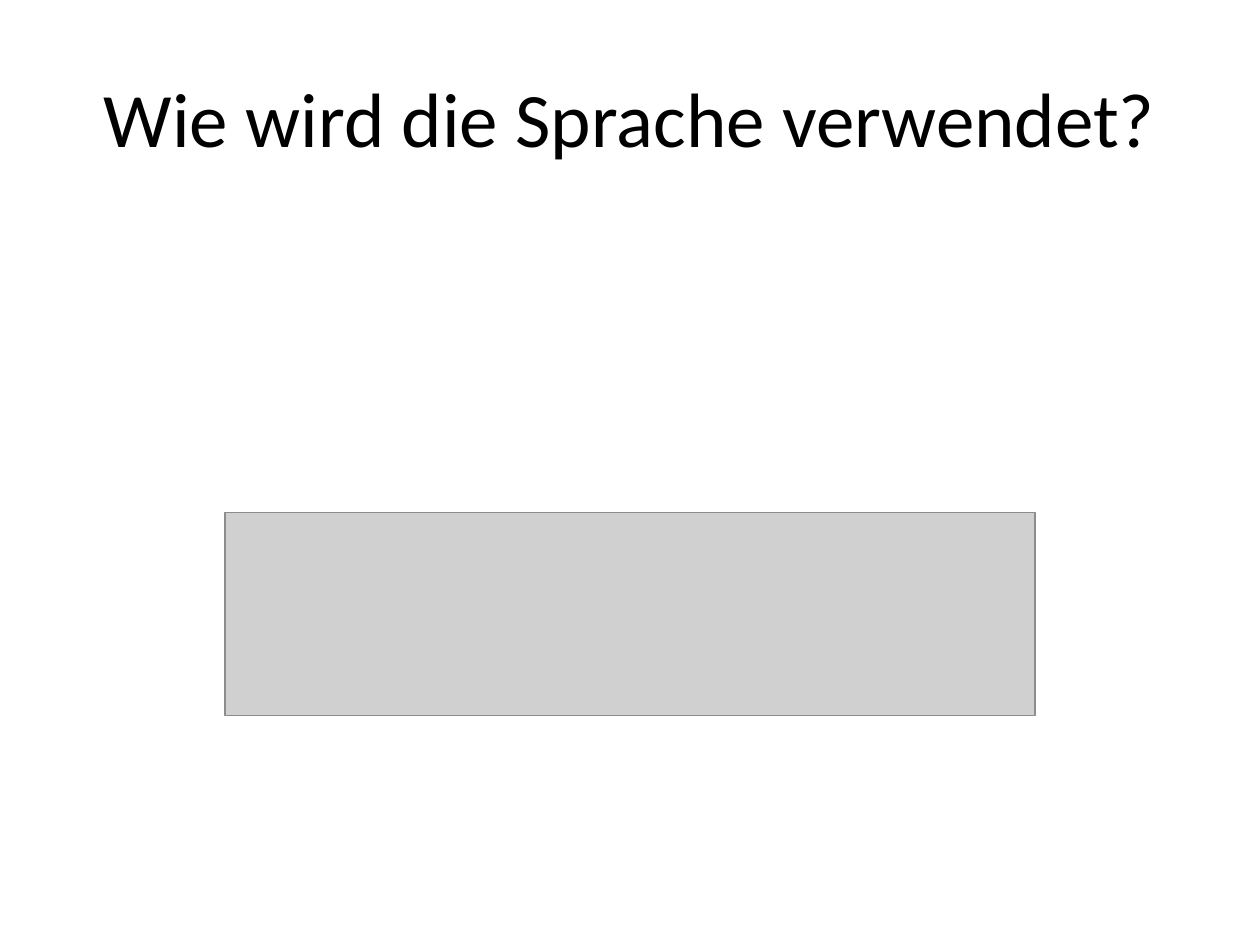
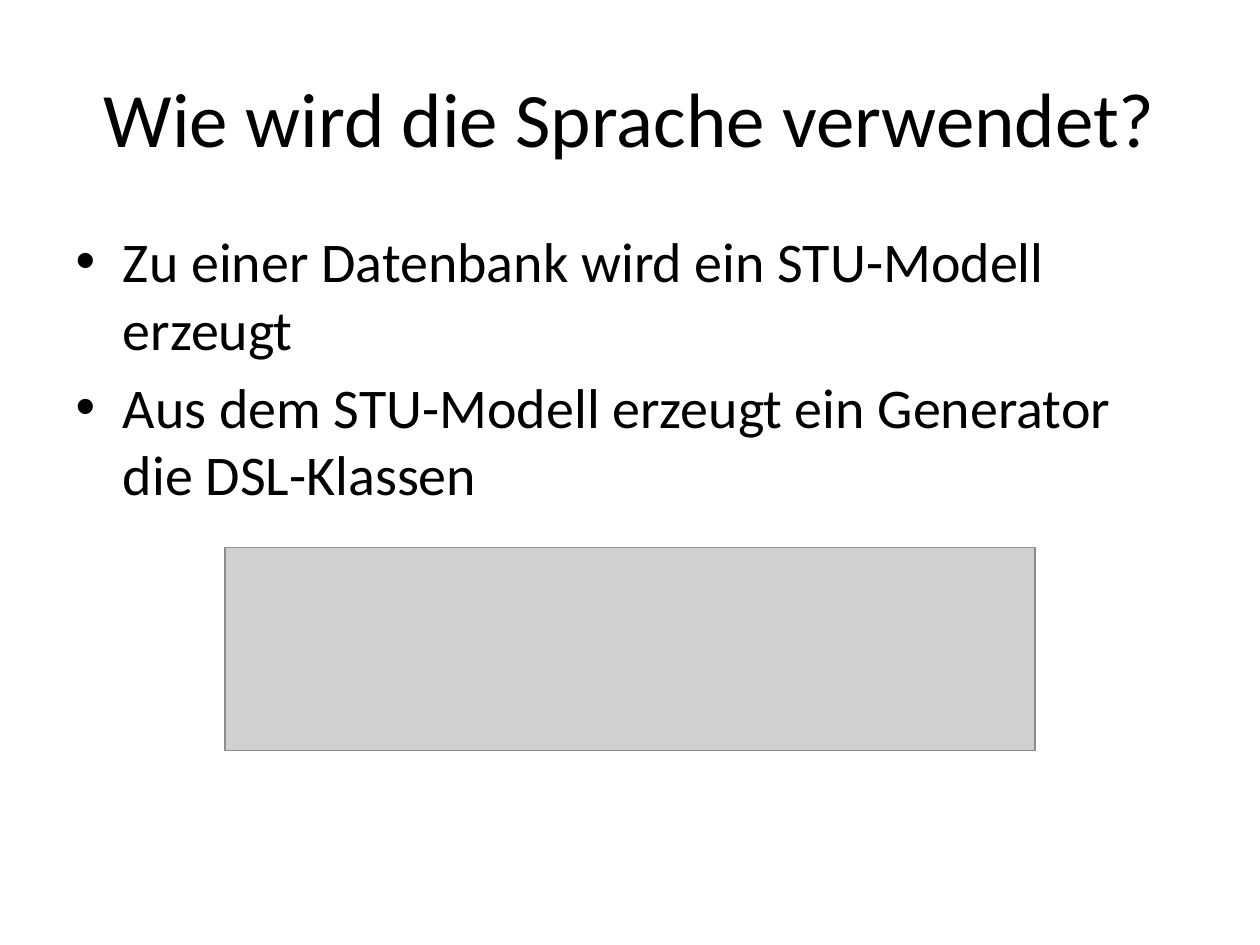
Before and after one commit to seerhein-lab/testdata-dsl, a slide deck: slide 14 of documentation/seitenbau/praesentation.pptx. Drawn at 1260x945 pixels with LibreOffice and Linux fonts; fonts in the diff are those of the drawing; grey boxes stand for pictures. Boxes give left, top, right and bottom in pixels: in the first picture for what was removed or moved away, otherwise in the second. Text is boxed around its words. In the diff, an @@ line names an element or a change of style, - is before the commit and + after.

```diff
--- a/documentation/seitenbau/praesentation.pptx
+++ b/documentation/seitenbau/praesentation.pptx
@@ text added at [123, 243, 1110, 496], 32 pt, text #000000 @@
+• Zu einer Datenbank wird ein STU-Modell erzeugt
+• Aus dem STU-Modell erzeugt ein Generator die DSL-Klassen
@@ picture: place and size @@
-picture at [224, 512, 1034, 714]
+picture at [224, 547, 1034, 750]
```
Also in this commit, not shown: 11 other slides changed, 1 slide added, 1 slide removed.
